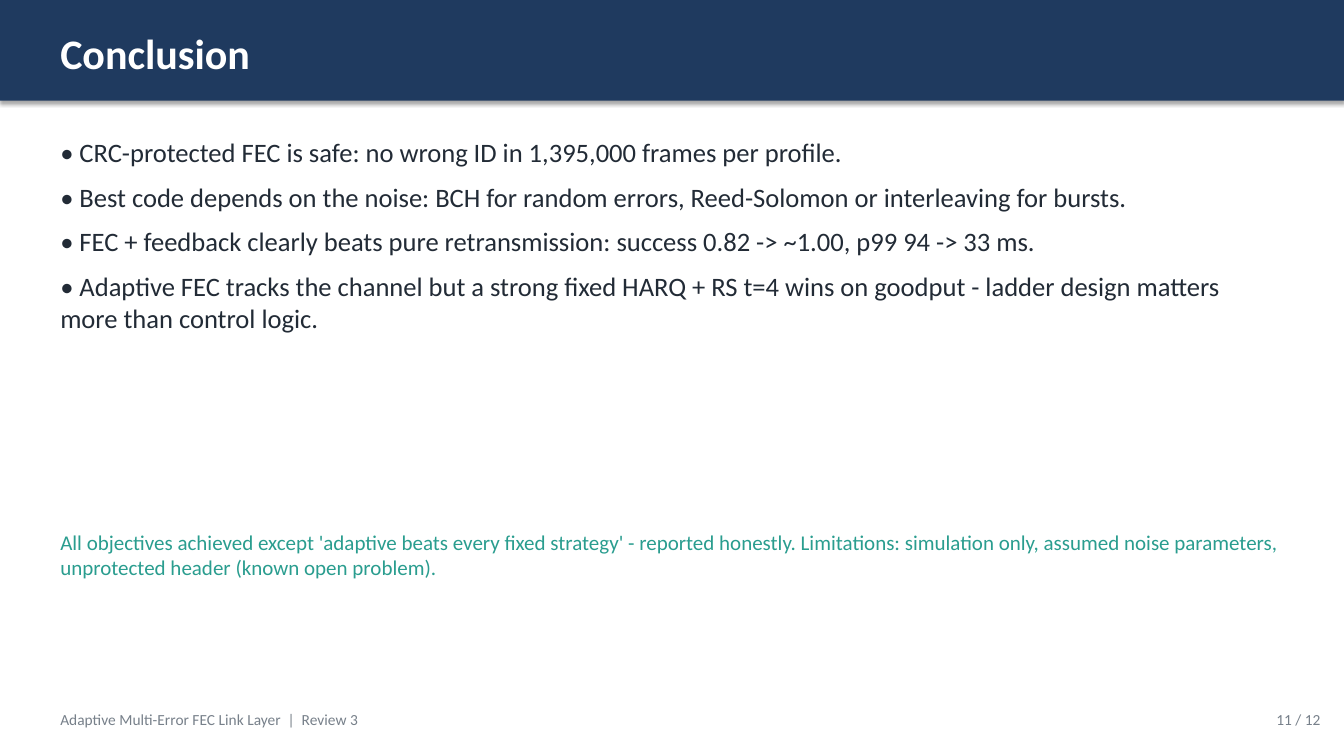
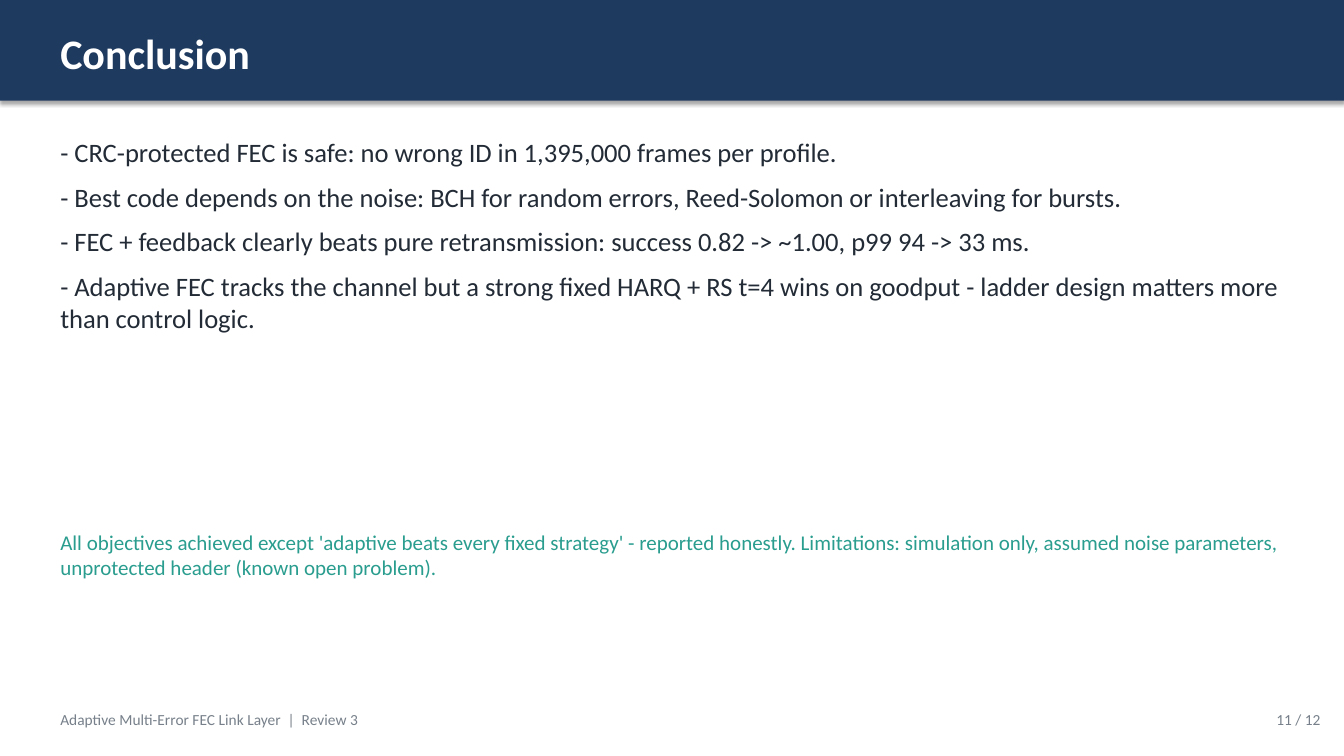
Before and after one commit to PavitranVC/Adaptive-FEC-Link, a slide deck: slide 11 of submission/Review3_Final_Presentation.pptx. Drawn at 1344x756 pixels with LibreOffice and Linux fonts; fonts in the diff are those of the drawing. Boxes give left, top, right and bottom in pixels: in the first picture for what was removed or moved away, otherwise in the second. Text is boxed around its words. In the diff, an @@ line names an element or a change of style, - is before the commit and + after.

```diff
--- a/submission/Review3_Final_Presentation.pptx
+++ b/submission/Review3_Final_Presentation.pptx
@@ text at <box>60,143,1277,333</box>: text changed @@
-• CRC-protected FEC is safe: no wrong ID in 1,395,000 frames per profile.
-• Best code depends on the noise: BCH for random errors, Reed-Solomon or interleaving for bursts.
-• FEC + feedback clearly beats pure retransmission: success 0.82 -> ~1.00, p99 94 -> 33 ms.
-• Adaptive FEC tracks the channel but a strong fixed HARQ + RS t=4 wins on goodput - ladder design matters more than control logic.
+- CRC-protected FEC is safe: no wrong ID in 1,395,000 frames per profile.
+- Best code depends on the noise: BCH for random errors, Reed-Solomon or interleaving for bursts.
+- FEC + feedback clearly beats pure retransmission: success 0.82 -> ~1.00, p99 94 -> 33 ms.
+- Adaptive FEC tracks the channel but a strong fixed HARQ + RS t=4 wins on goodput - ladder design matters more than control logic.
```
Also in this commit, not shown: 5 other slides changed, 2 other files.
